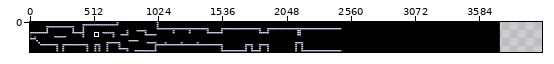
Edited in one commit: pixel-art file (tools/platformer/editor/level1-4.aseprite). Above: a wide view before the commit, with the close-up outlined.
Close-up. Before the edit:
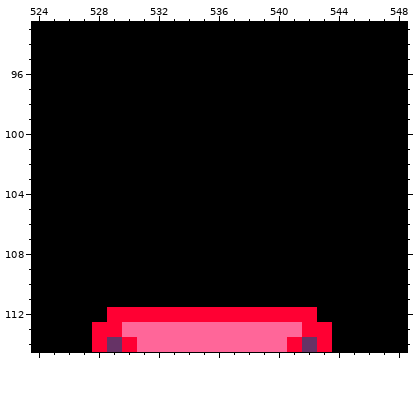
3744x240 pixels, 1 frame. Shown: x 524..548, y 93..114. The old version is drawn lined up with the new one, on the new canvas. The commit also changed other parts of the picture, which this record leaves out.
And afterwards:
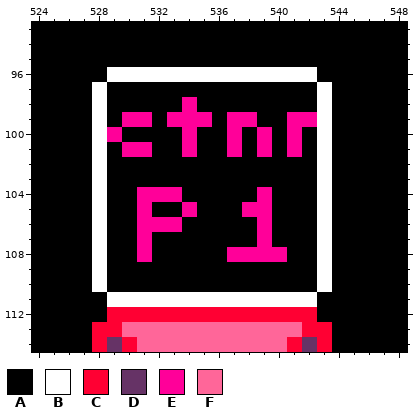
Palette (. is transparent): A #000000  B #ffffff  C #ff0033  D #663366  E #ff0099  F #ff6699
The exact change:
canvas 3744x240 -> 4080x240
The edit turns colour A into colour B in row 96 at x 529 to 542; in rows 97 to 110 at x 528 and 543; in row 111 at x 529 to 542.
The edit turns colour A into colour E in row 98 at x 534; in row 99 at x 530 to 531, 533 to 535, 537 to 538 and 541 to 542; in row 100 at x 529, 534, 537, 539 and 541; in row 101 at x 530 to 531, 534, 537, 539 and 541; in row 104 at x 531 to 533 and 539; in row 105 at x 531, 534 and 538 to 539.
The edit turns colour A into colour E in row 106 at x 531 to 533 and 539; in row 107 at x 531 and 539; in row 108 at x 531 and 537 to 540.
